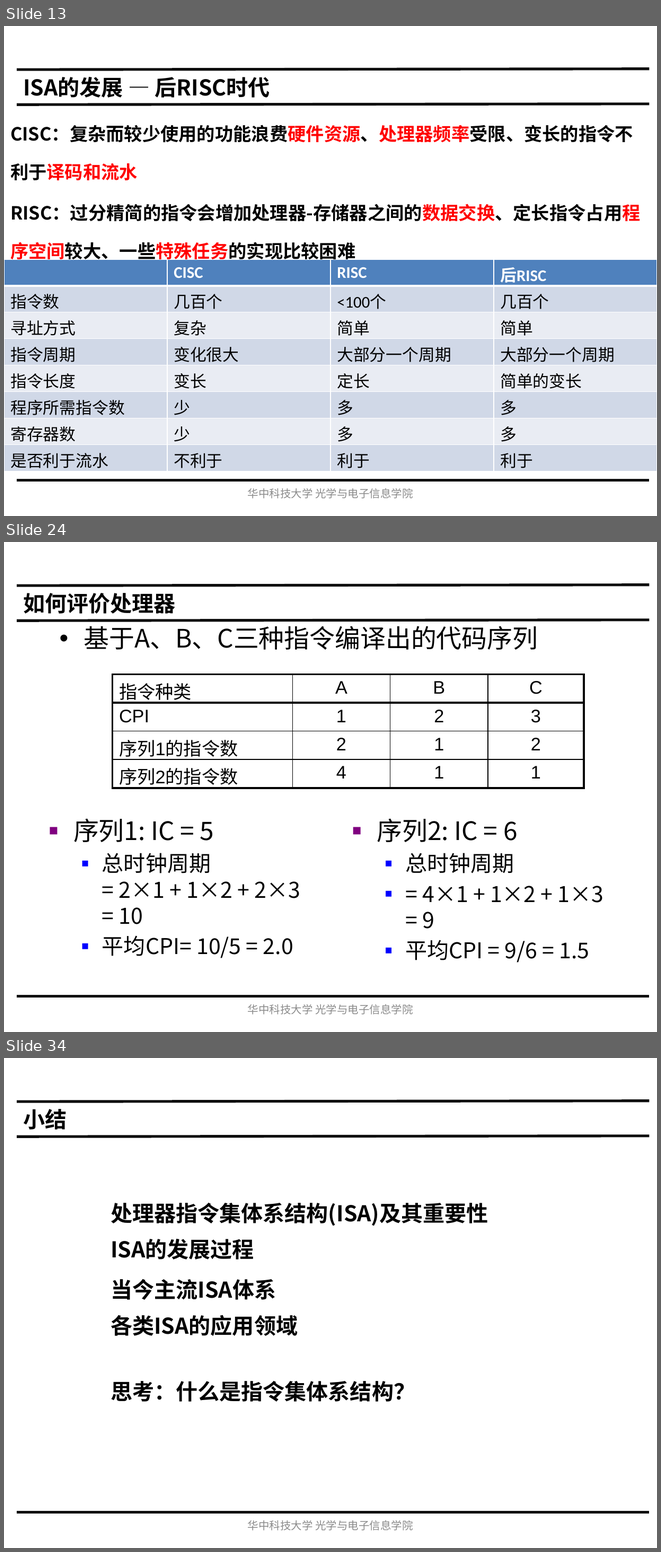
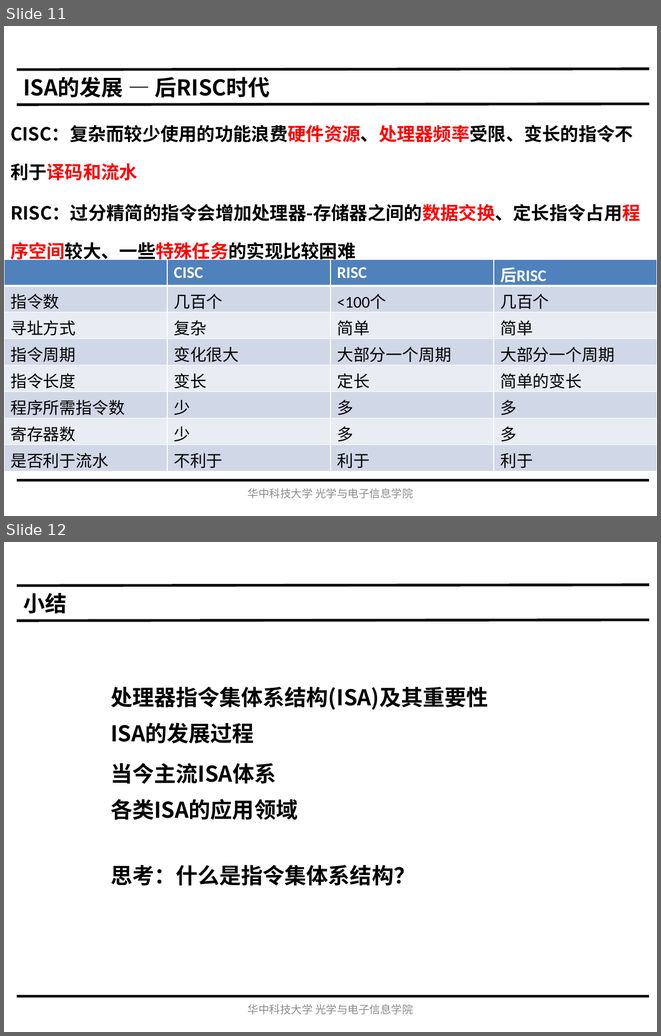
Before and after one commit to hust-gaoyujing/ic_resource, a slide deck: ic_design/computer organization and design/PPT/Ch2 指令集体系结构A_主流ISA (1).pptx. Shown one above the other, each under a label of ours: slides 13, 24 and 34 before the commit, slides 11 and 12 after it; the slides between them are not shown. The pictures are 661x1552 and 661x1036 pixels, drawn with LibreOffice and Linux fonts; fonts in the diff are those of the drawing. Boxes give left, top, right and bottom in pixels: in the first picture for what was removed or moved away, otherwise in the second. Text is boxed around its words. In the diff, an @@ line names an element or a change of style, - is before the commit and + after.

```diff
--- a/ic_design/computer organization and design/PPT/Ch2 指令集体系结构A_主流ISA (1).pptx
+++ b/ic_design/computer organization and design/PPT/Ch2 指令集体系结构A_主流ISA (1).pptx
@@ slide 24 removed at [4, 542, 657, 1032], background #FFFFFF @@
@@ line removed from (17, 586) to (649, 585) @@
@@ text removed at [23, 593, 175, 614] @@
-如何评价处理器
@@ line removed from (17, 620) to (649, 620) @@
@@ text removed at [84, 622, 538, 650] @@
-• 基于A、B、C三种指令编译出的代码序列
@@ table removed at [113, 674, 584, 791], 4 rows, 4 columns @@
-指令种类 | A | B | C
-CPI | 1 | 2 | 3
-序列1的指令数 | 2 | 1 | 2
-序列2的指令数 | 4 | 1 | 1
@@ text removed at [73, 818, 301, 958] @@
-■ 序列1: IC = 5
-  ■ 总时钟周期
-    = 2×1 + 1×2 + 2×3
-    = 10
-  ■ 平均CPI= 10/5 = 2.0
@@ text removed at [377, 818, 604, 962] @@
-■ 序列2: IC = 6
-  ■ 总时钟周期
-  ■ = 4×1 + 1×2 + 1×3
-    = 9
-  ■ 平均CPI = 9/6 = 1.5
@@ line removed from (17, 996) to (649, 996) @@
@@ text removed at [248, 1004, 413, 1014] @@
-华中科技大学 光学与电子信息学院
@@ what was slide 13 is now slide 11 @@
@@ what was slide 34 is now slide 12 @@
```
Also in this commit, not shown: 1 slide changed, 21 other slides removed, 1 other file.
